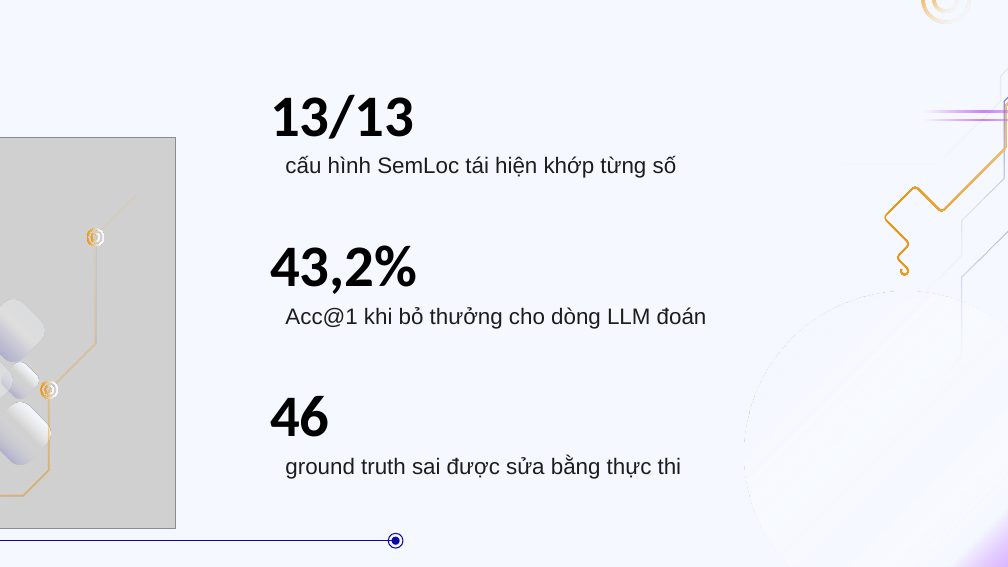
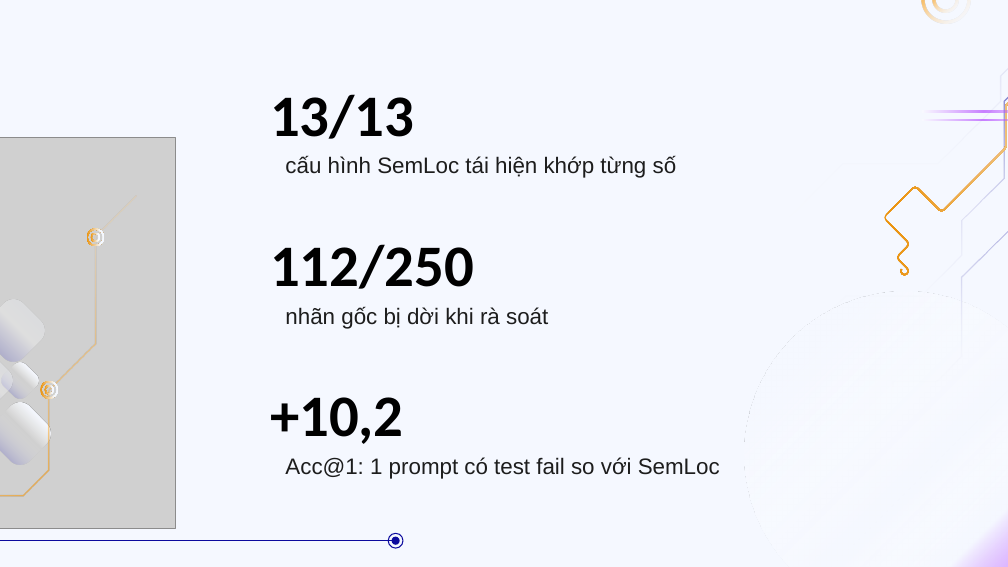
Before and after one commit to doanan293/grounded-or-guessed, a slide deck: slide 4 of docs/presentation/bao-cao-lan-2.pptx. Drawn at 1008x567 pixels with LibreOffice and Linux fonts; fonts in the diff are those of the drawing; grey boxes stand for pictures. Boxes give left, top, right and bottom in pixels: in the first picture for what was removed or moved away, otherwise in the second. Text is boxed around its words. In the diff, an @@ line names an element or a change of style, - is before the commit and + after.

```diff
--- a/docs/presentation/bao-cao-lan-2.pptx
+++ b/docs/presentation/bao-cao-lan-2.pptx
@@ title at (270, 244, 474, 289): text changed @@
-43,2%
+112/250
@@ subtitle at (285, 306, 548, 329): text changed @@
-Acc@1 khi bỏ thưởng cho dòng LLM đoán
+nhãn gốc bị dời khi rà soát
@@ title at (270, 397, 404, 444): text changed @@
-46
++10,2
@@ subtitle at (285, 457, 720, 479): text changed @@
-ground truth sai được sửa bằng thực thi
+Acc@1: 1 prompt có test fail so với SemLoc
```
Also in this commit, not shown: 7 other slides changed, 11 other files.
